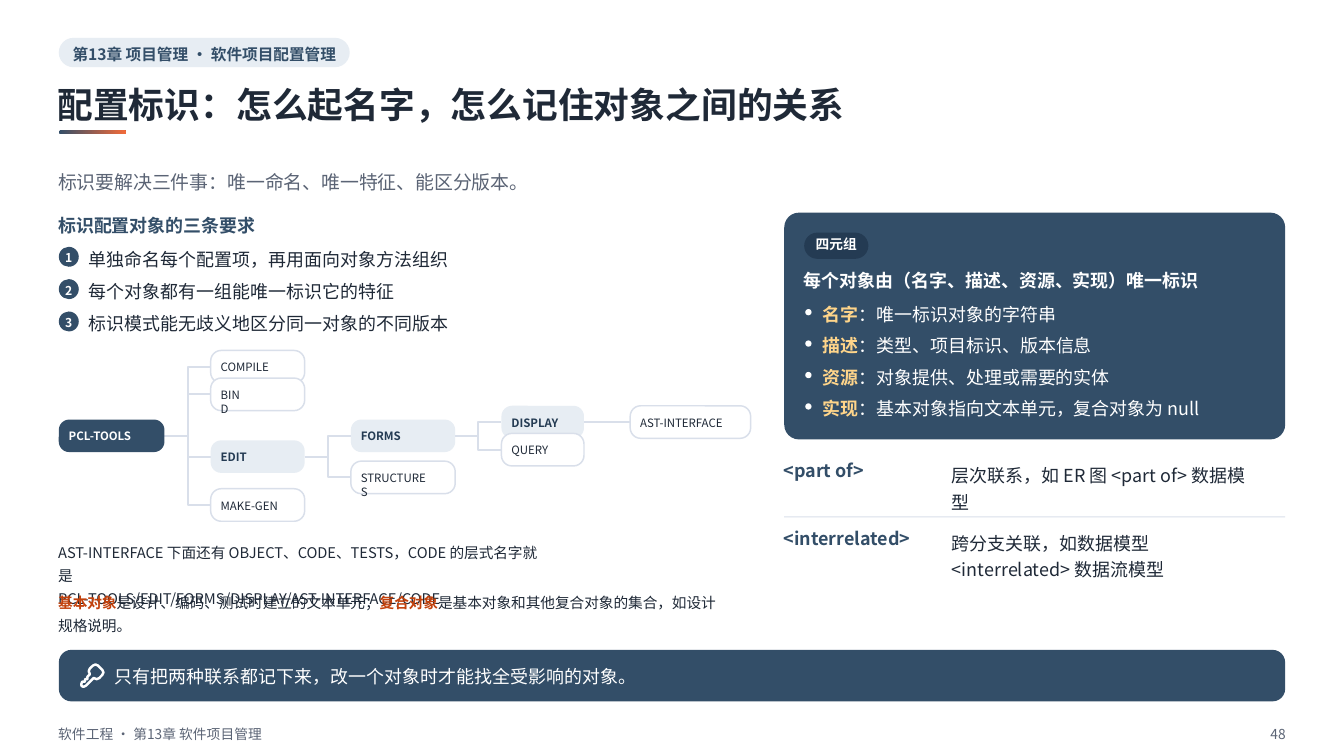
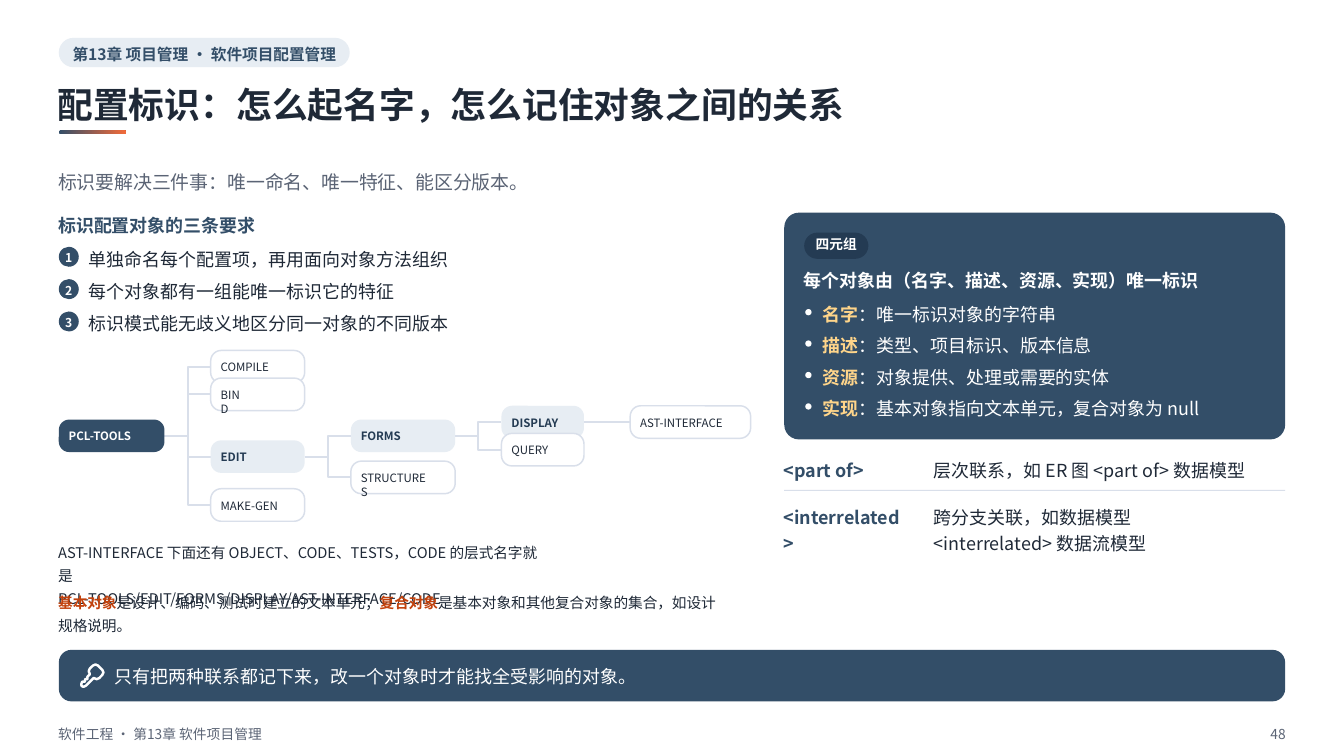
Before and after one commit to sweetcornna/JLU-remake, a slide deck: slide 48 of 大三上/软件工程/重制版PPT/第13章 软件项目管理（重制版）.pptx. Drawn at 1344x756 pixels with LibreOffice and Linux fonts; fonts in the diff are those of the drawing. Boxes give left, top, right and bottom in pixels: in the first picture for what was removed or moved away, otherwise in the second. Text is boxed around its words. In the diff, an @@ line names an element or a change of style, - is before the commit and + after.

```diff
--- a/大三上/软件工程/重制版PPT/第13章 软件项目管理（重制版）.pptx
+++ b/大三上/软件工程/重制版PPT/第13章 软件项目管理（重制版）.pptx
@@ text at (934, 462, 1245, 481): text changed @@
-层次联系，如 ER 图 <part of> 数据模
-型
+层次联系，如 ER 图 <part of> 数据模型
@@ text at (784, 509, 900, 525): text changed @@
-<interrelated>
+<interrelated
+>
@@ rectangle: place and size @@
-rectangle at (784, 516, 1286, 517)
+rectangle at (784, 490, 1286, 491)
@@ text "跨分支关联，如数据模型 <interrelated> 数据流模型": place and size @@
-text "跨分支关联，如数据模型 <interrelated> 数据流模型" at (952, 535, 1165, 578)
+text "跨分支关联，如数据模型 <interrelated> 数据流模型" at (934, 509, 1146, 552)
```
Also in this commit, not shown: 21 other slides changed, 5 other files.
